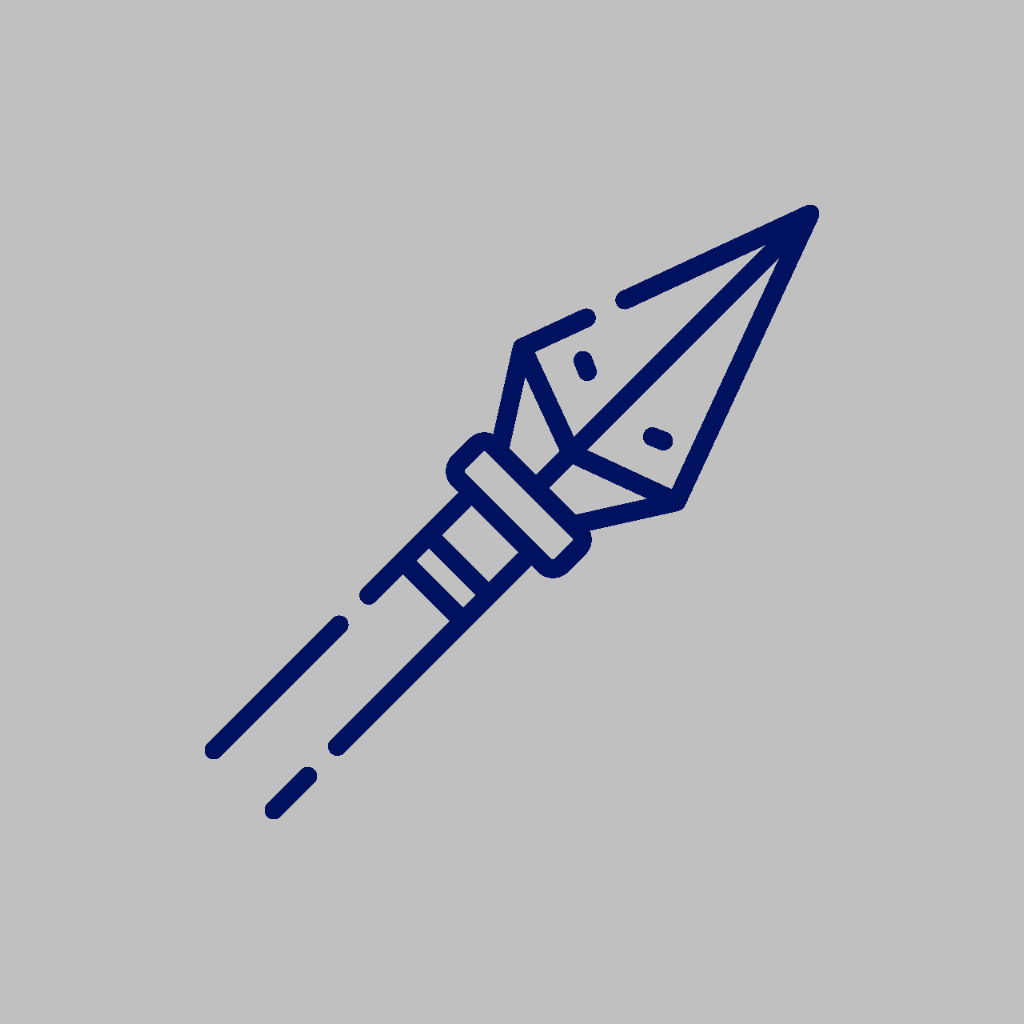
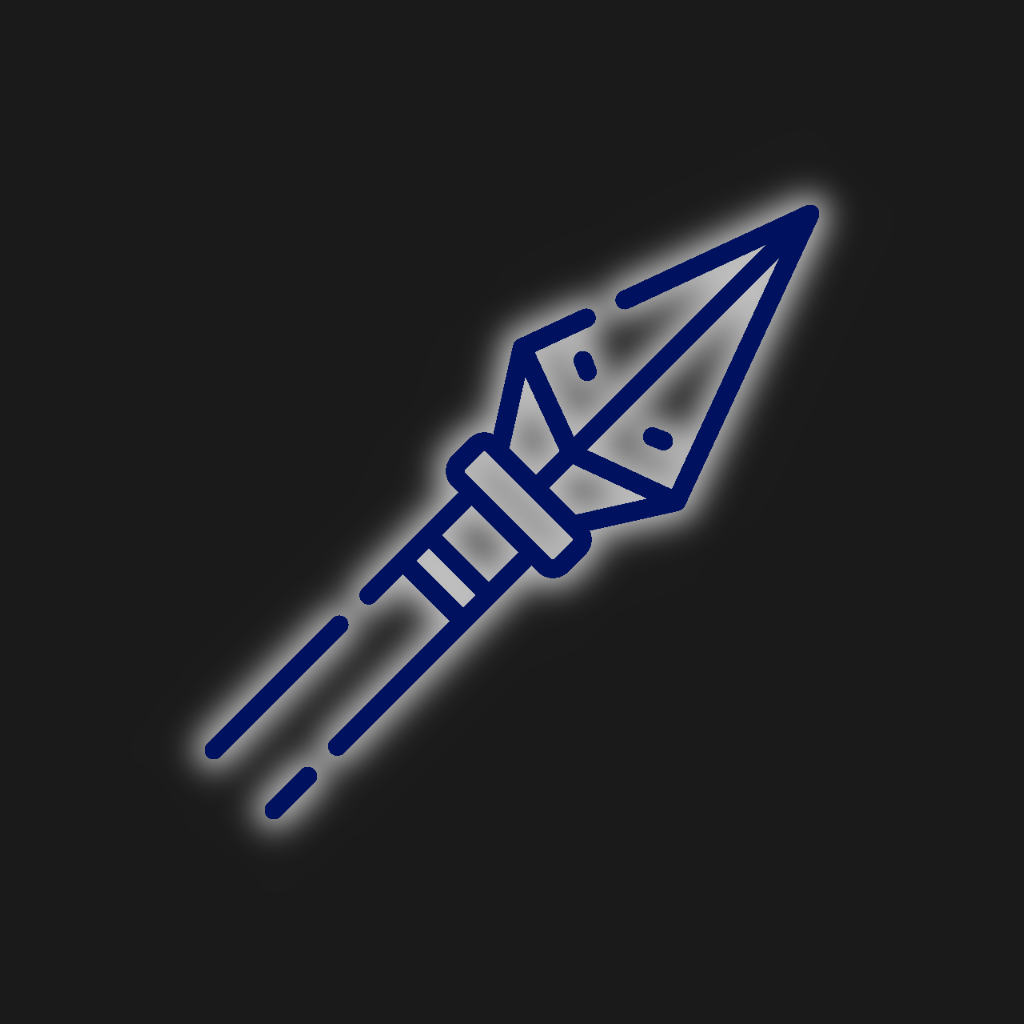
Layers edited between the first and the second (1024, 1024) image:
added layer "Свечение" above "Видимая часть" over [131, 130, 894, 893]
painted on "Видимая часть" over [0, 2, 1022, 1024]
hid "Фон" over [0, 0, 1024, 1024]
added layer "Фон #1" over [0, 0, 1024, 1024]
